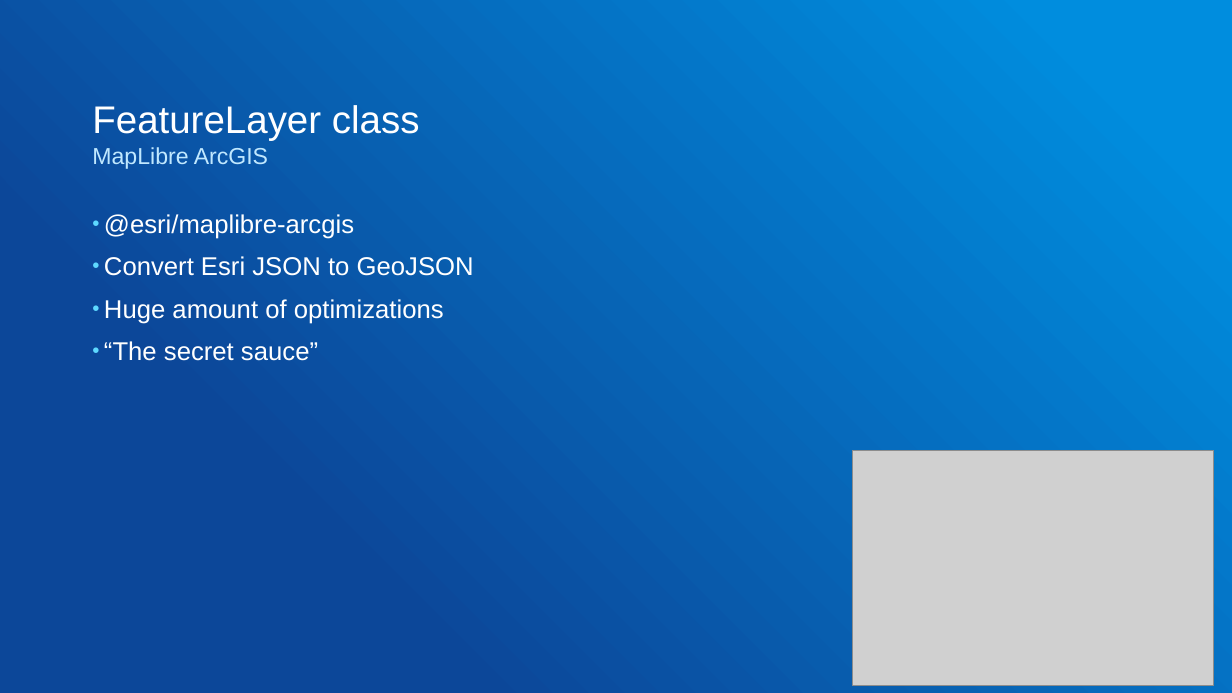
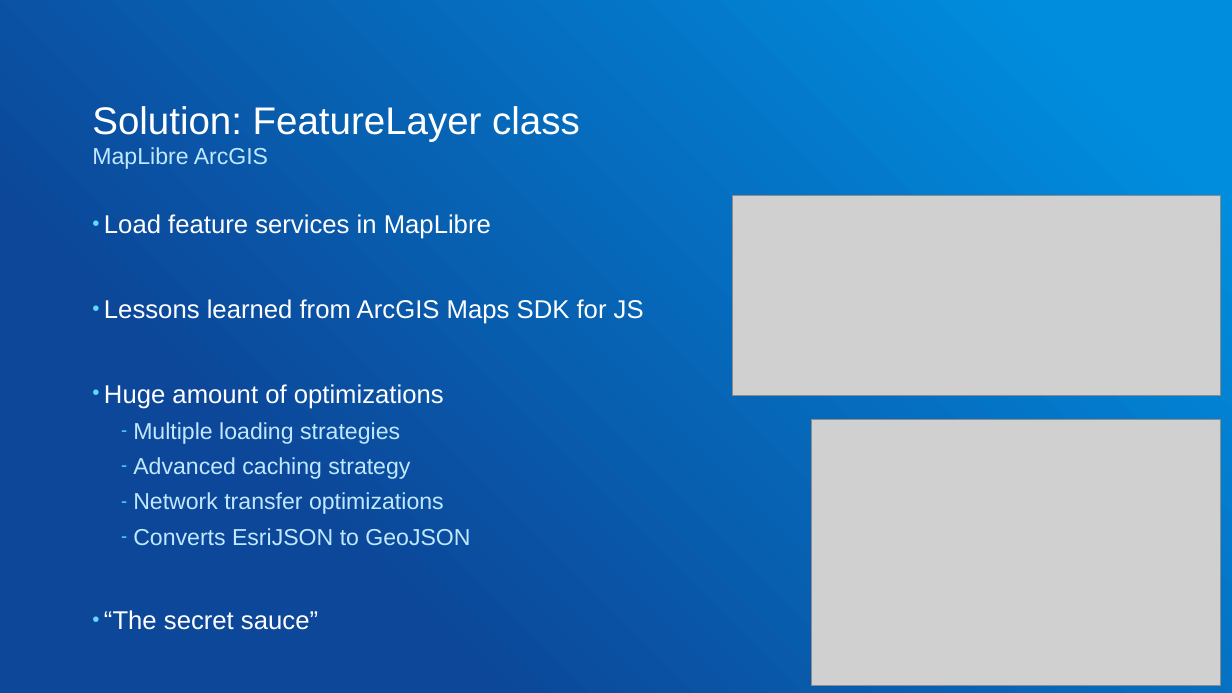
Before and after one commit to gowin20/foss4g-2026-maplibregl-data-visualization, a slide deck: slide 22 of foss4g-optimized-maplibre-queries.pptx (slide 18 before the commit). Drawn at 1232x693 pixels with LibreOffice and Linux fonts; fonts in the diff are those of the drawing; grey boxes stand for pictures. Boxes give left, top, right and bottom in pixels: in the first picture for what was removed or moved away, otherwise in the second. Text is boxed around its words. In the diff, an @@ line names an element or a change of style, - is before the commit and + after.

```diff
--- a/foss4g-optimized-maplibre-queries.pptx
+++ b/foss4g-optimized-maplibre-queries.pptx
@@ title at [92, 106, 580, 142]: text changed @@
-FeatureLayer class
+Solution: FeatureLayer class
@@ picture added at [733, 196, 1221, 396] @@
@@ text at [104, 214, 644, 324]: text changed @@
-• @esri/maplibre-arcgis
-• Convert Esri JSON to GeoJSON
+• Load feature services in MapLibre
+• Lessons learned from ArcGIS Maps SDK for JS
@@ text at [133, 422, 470, 545]: paragraphs added @@
+  – Multiple loading strategies
+  – Advanced caching strategy
+  – Network transfer optimizations
+  – Converts EsriJSON to GeoJSON
@@ picture: place and size @@
-picture at [852, 451, 1214, 686]
+picture at [811, 420, 1221, 685]
```
Also in this commit, not shown: 12 other slides changed, 10 slides added, 4 slides removed, 1 other file.
